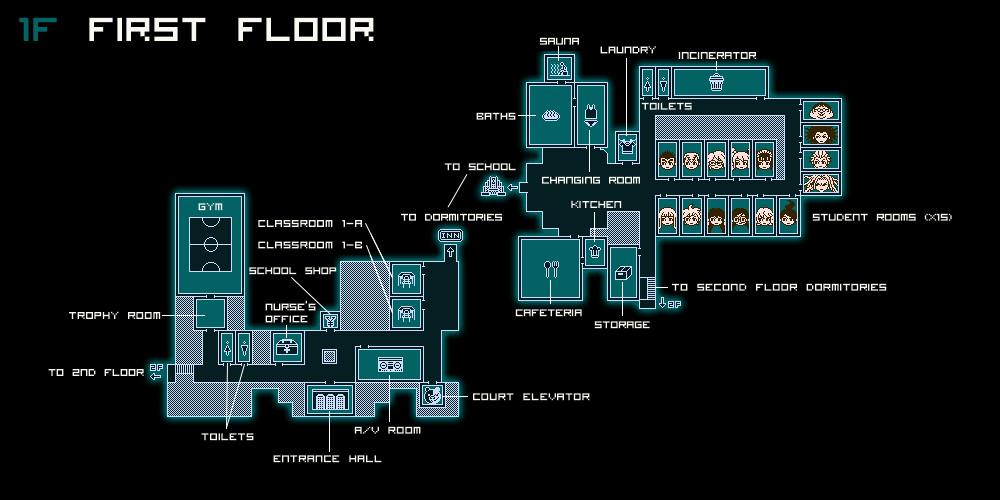
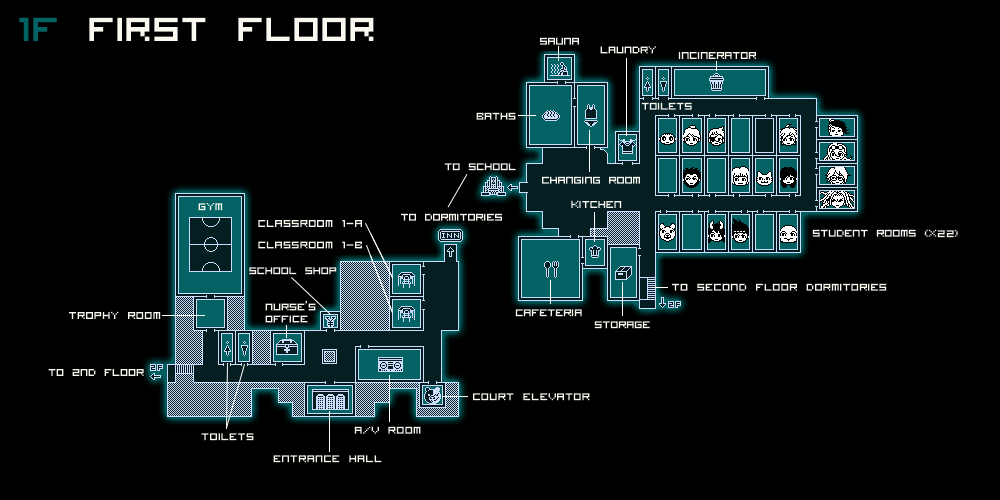
Layer changes from the first 1000 x 500 image to the second:
added group "Icons" with 3 layers above "Map" over [655, 90, 958, 259]
added group "Map" with 8 layers over [655, 90, 958, 259]
removed layer "floor1.png #1" over [659, 102, 838, 233]
added layer "Dorm Frames" in group "Map" over [655, 114, 858, 253]
added layer "Heads" in group "Map" over [656, 116, 854, 243]
moved "floor1.png" into group "Map", painted on it over [655, 90, 958, 259]
